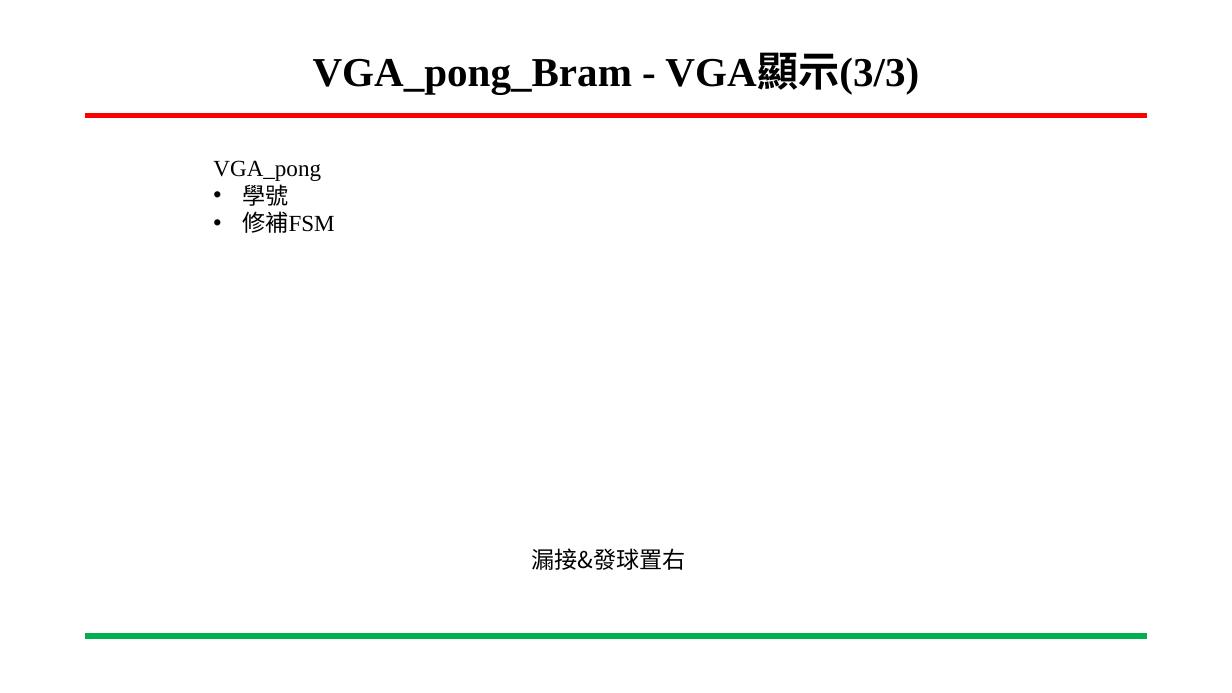
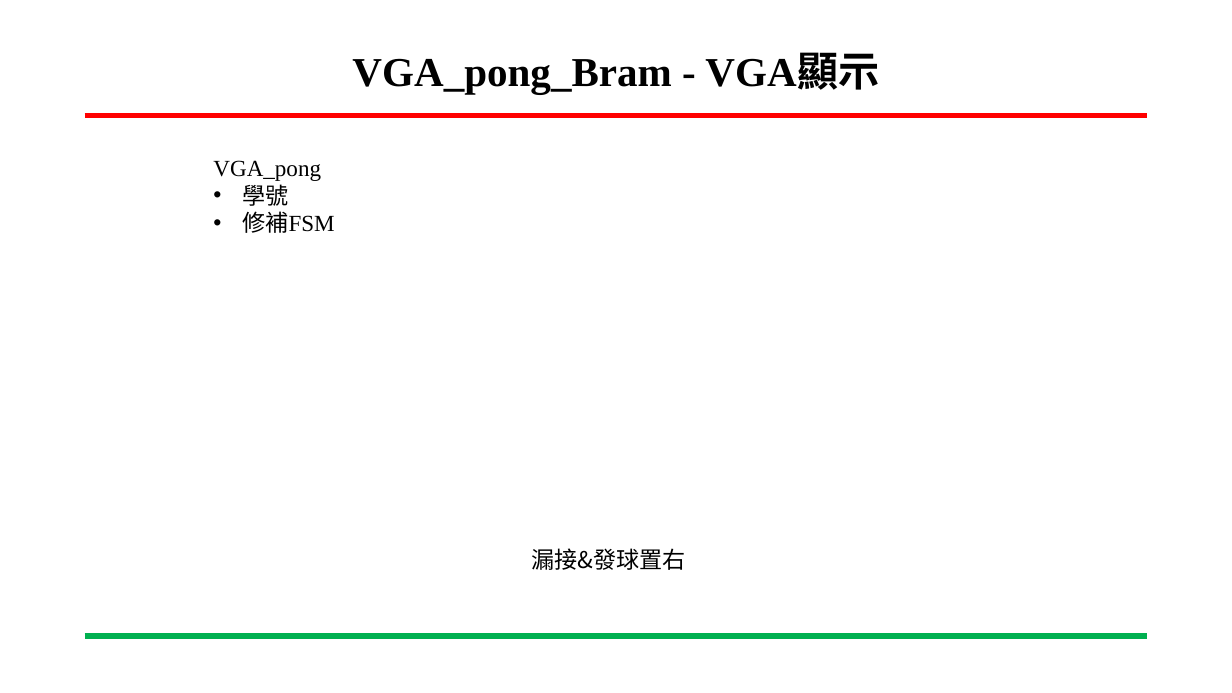
Before and after one commit to ing0331/FPGA, a slide deck: slide 19 of HW6_BRam_VGA/N06-Tutorial/專案進度報告-BRam_VGA-吳東穎-20230517.pptx. Drawn at 1232x693 pixels with LibreOffice and Linux fonts; fonts in the diff are those of the drawing; background and template pictures are left out. Boxes give left, top, right and bottom in pixels: in the first picture for what was removed or moved away, otherwise in the second. Text is boxed around its words. In the diff, an @@ line names an element or a change of style, - is before the commit and + after.

```diff
--- a/HW6_BRam_VGA/N06-Tutorial/專案進度報告-BRam_VGA-吳東穎-20230517.pptx
+++ b/HW6_BRam_VGA/N06-Tutorial/專案進度報告-BRam_VGA-吳東穎-20230517.pptx
@@ title at bbox=[352, 54, 879, 94]: text changed @@
-VGA_pong_Bram - VGA顯示(3/3)
+VGA_pong_Bram - VGA顯示
```
Also in this commit, not shown: 4 other slides changed, 2 slides removed, 3 other files.
